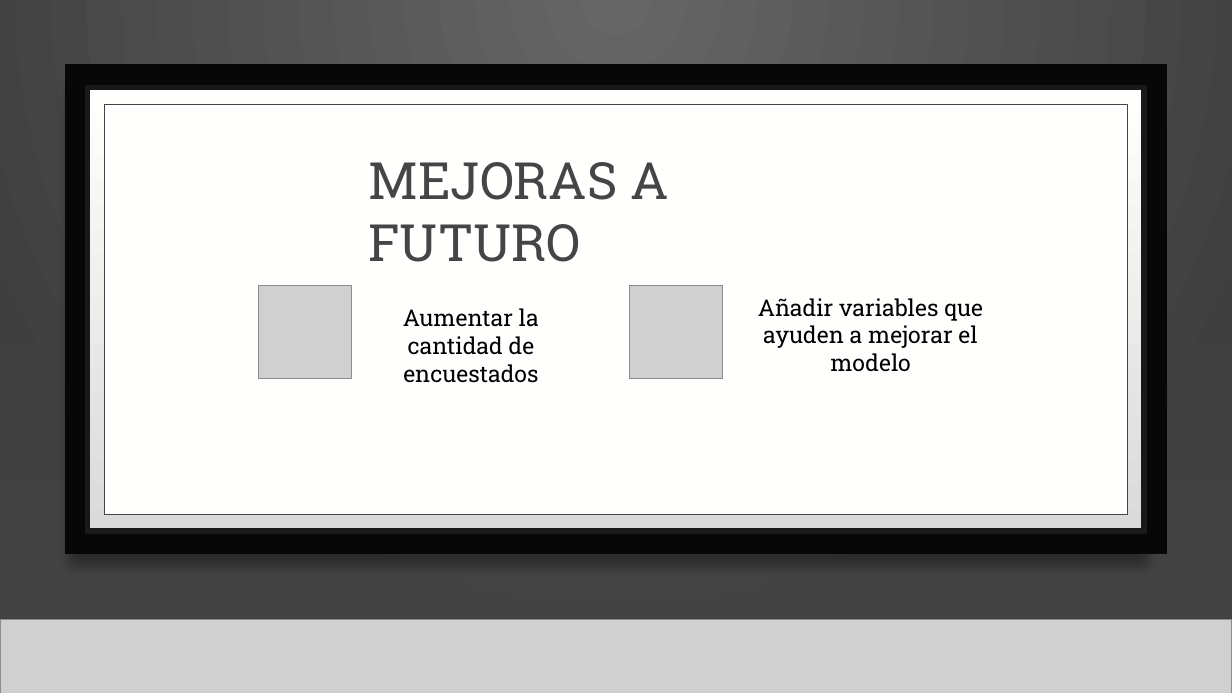
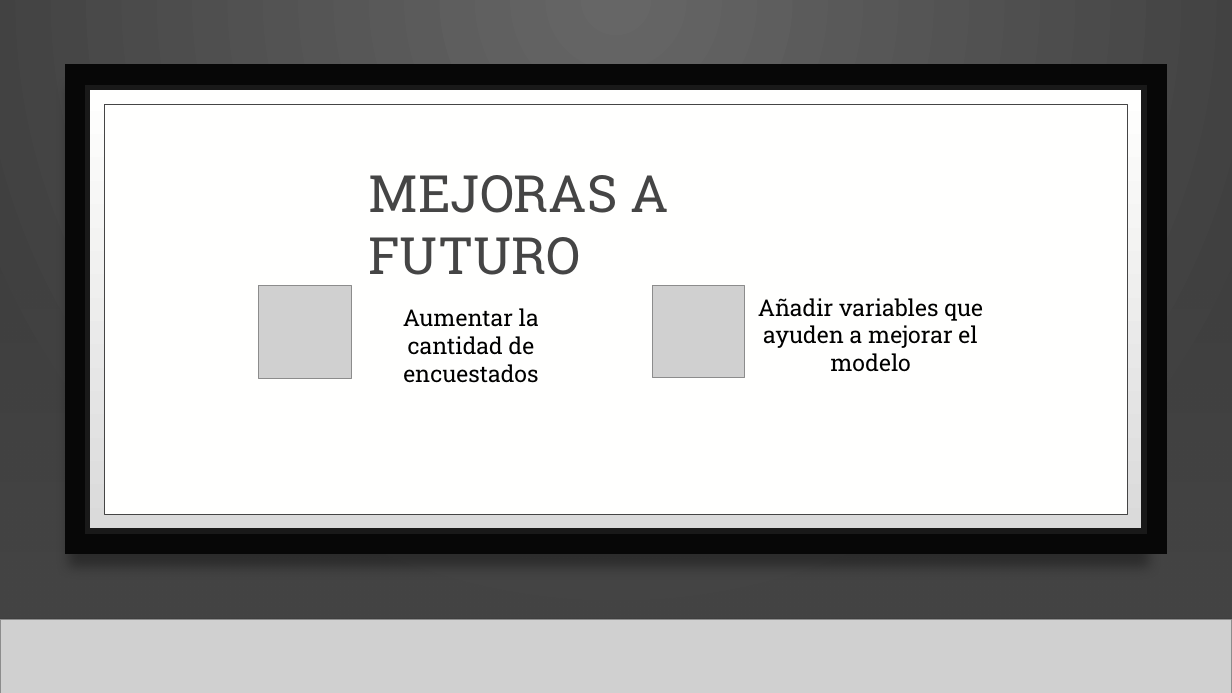
Before and after one commit to Matias-Ibarra/Proyecto_ML, a slide deck: slide 12 of docs/presentación.pptx. Drawn at 1232x693 pixels with LibreOffice and Linux fonts; fonts in the diff are those of the drawing; grey boxes stand for pictures; background and template pictures are left out. Boxes give left, top, right and bottom in pixels: in the first picture for what was removed or moved away, otherwise in the second. Text is boxed around its words. In the diff, an @@ line names an element or a change of style, - is before the commit and + after.

```diff
--- a/docs/presentación.pptx
+++ b/docs/presentación.pptx
@@ text "MEJORAS A FUTURO": place and size @@
-text "MEJORAS A FUTURO" at [369, 162, 668, 262]
+text "MEJORAS A FUTURO" at [369, 175, 668, 275]
@@ picture: place and size @@
-picture at [629, 286, 722, 378]
+picture at [653, 286, 745, 378]
```
Also in this commit, not shown: 6 other slides changed, 1 slide added, 1 slide removed.
